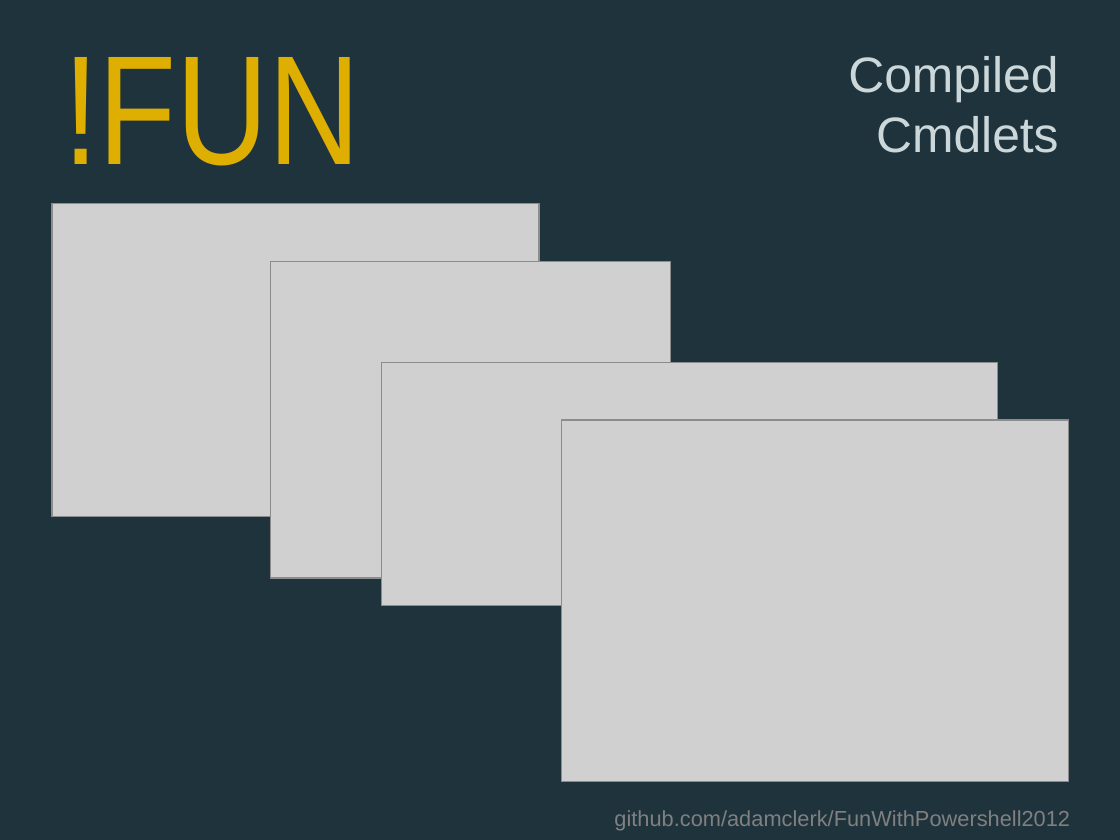
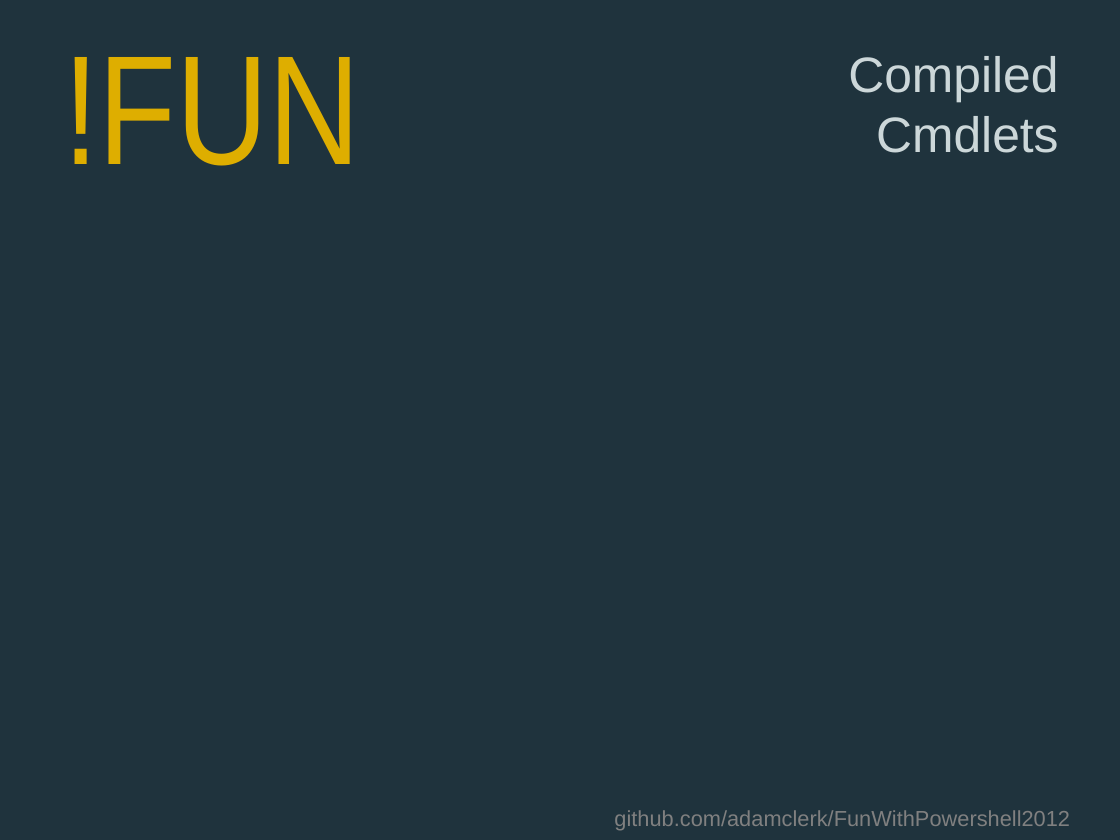
Before and after one commit to adamclerk/FunWithPowershell2012, a slide deck: slide 2 of 2012_CodeCamp_PowerShell.pptx. Drawn at 1120x840 pixels with LibreOffice and Linux fonts; fonts in the diff are those of the drawing; grey boxes stand for pictures. Boxes give left, top, right and bottom in pixels: in the first picture for what was removed or moved away, otherwise in the second. Text is boxed around its words. In the diff, an @@ line names an element or a change of style, - is before the commit and + after.

```diff
--- a/2012_CodeCamp_PowerShell.pptx
+++ b/2012_CodeCamp_PowerShell.pptx
@@ picture removed at bbox=[52, 204, 539, 517] @@
@@ picture removed at bbox=[270, 262, 670, 578] @@
@@ picture removed at bbox=[382, 362, 998, 606] @@
@@ picture removed at bbox=[561, 420, 1068, 782] @@
```
Also in this commit, not shown: 7 other slides changed, 1 slide added, 1 slide removed, 13 other files.
